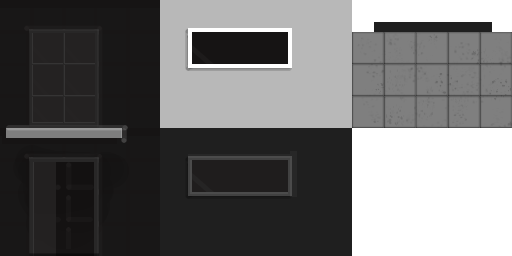
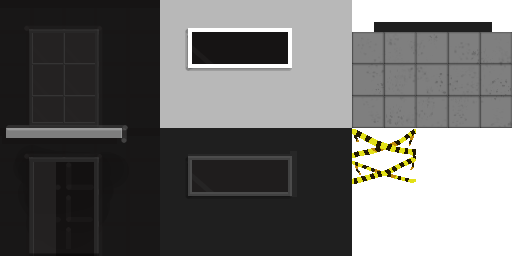
Layered file, before and after one edit (512 × 256). Changes by layer:
added group "barrier" with 4 layers above "floor" over [352, 129, 416, 184]
added layer "barrier-base" in group "barrier" over [352, 129, 416, 184]
added layer "barrier-behind" in group "barrier" over [354, 134, 414, 175]
